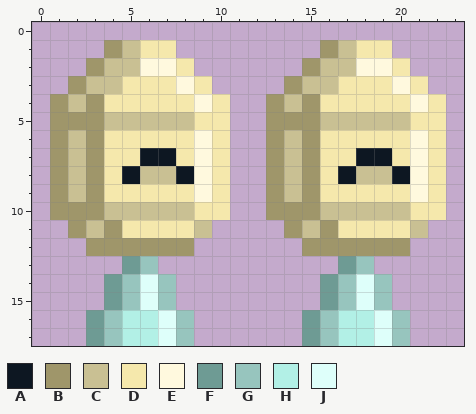
Pixel-art sprite -- objects/atprk_relicseeker/atprk_rewardnoolithlamp/atprk_rewardnoolithlamp.png. Above: the version before the commit.
The file is 24x18 pixels.
Palette (. is transparent): A #0d1722  B #9f966a  C #c9c093  D #f5e8ac  E #fff9de  F #6e9b94  G #97c5be  H #b2f0e6  J #defffa
The same view after the edit:
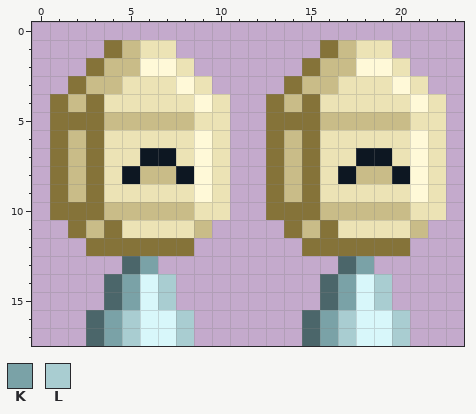
Colours new in this view: K #7aa2a7  L #a9cdd1
From old to new:
colour B: #9f966a -> #857339
colour C: #c9c093 -> #c9bc88
colour D: #f5e8ac -> #ece3b5
colour E: #fff9de -> #fff9d8
colour F: #6e9b94 -> #4b666a
colour J: #defffa -> #d8f7fa
Changed rows in their new state; - is a pixel that keeps its letter.
first column x 4:
13 --K-----------K--
14 -K-L---------K-L-
15 -K-L---------K-L-
16 KLJ-L-------KLJ-L
17 KLJ-L-------KLJ-L
